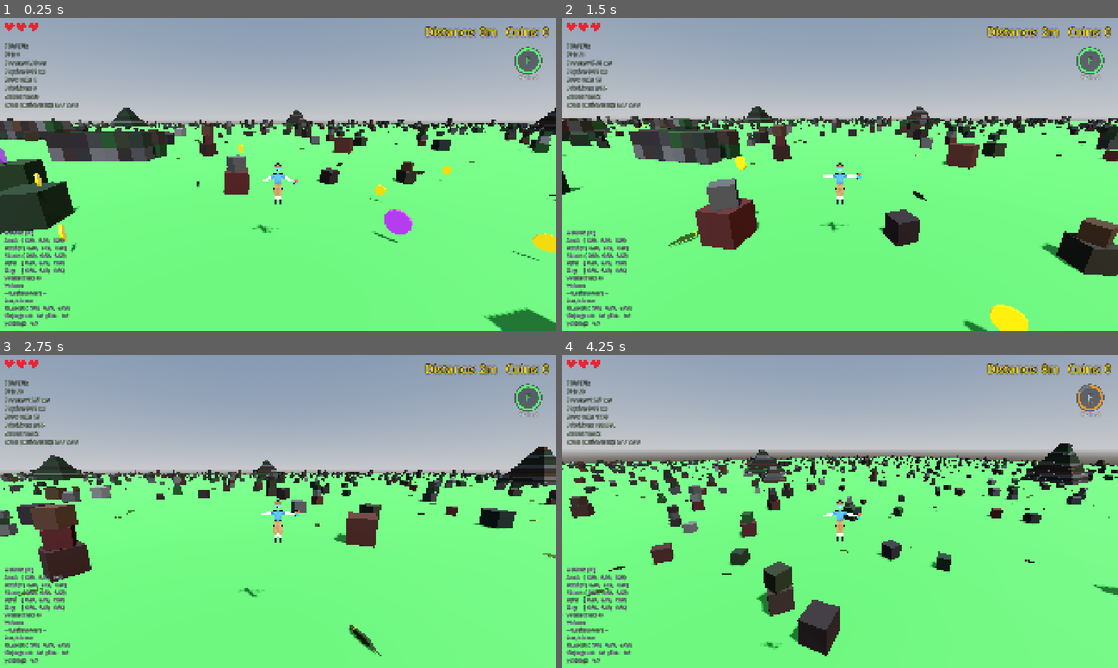
Above: before the commit, frames 1-4 (two rows, left to right).
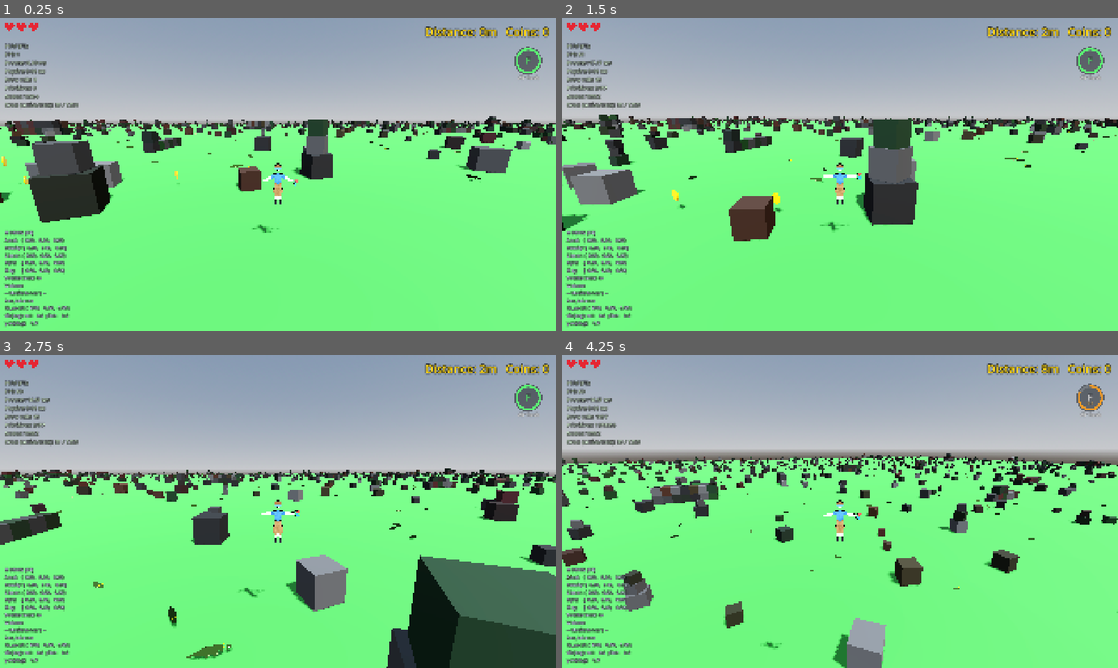
Above: after the commit, the same moments.

Repository: korjavin/godot-test1
Game: Godot game, scene res://scenes/main.tscn
Same seed, same stepped clock (60 frames per second), same inputs: the game is played once before the commit and once after it.
Inputs (mouse positions are in pixels of both pictures, inside the frame that each line leads up to):
- Up to frame 1 (0.25 s): no input
- Up to frame 2 (1.5 s): tap Enter (ui_accept) at 0.5 s; move the mouse to (867, 174) at 0.52 s; hold Shift (run) 0.53-1.28 s; hold W (move_forward) from 0.53 s (still down); tap Space (jump) at 0.77, 1.07 s; move the mouse to (812, 174) at 1.27 s; tap Ctrl (duck) at 1.35 s
- Up to frame 3 (2.75 s): keep holding W (move_forward); tap Space (jump) at 1.52, 1.82 s; tap Shift (run) at 1.55 s; move the mouse to (289, 505) at 2.02 s; hold Shift (run) from 2.03 s (still down)
- Up to frame 4 (4.25 s): keep holding W (move_forward); move the mouse to (834, 517) at 2.77 s; release Shift (run) at 2.78 s; tap F (special_ability) at 2.85 s; tap Space (jump) at 3.02, 3.32, 3.77, 4.07 s; tap Shift (run) at 3.05, 3.8 s; move the mouse to (878, 514) at 3.52 s; hold R (switch_character) from 3.53 s (still down)

The runs differ from the first frame. In frame 1, 14% of the frame differs, in the area x 0-100%, y 24-100%; in frame 2, 17%; in frame 3, 22%; in frame 4, 15%.

Commit message:
fix: address code review findings
- restart_game(): drop coin/distance/streak wipe duplicated in reset_position()
- endless_terrain: dedupe run-seed roll into _roll_run_seed() (was copy-pasted
  in _ready and new_run)
- game_over_ui: make show_game_over params required (single caller passes all),
  remove dead tween-kill in show_game_over and dead pivot_offset in _ready
- coin.gd: delete never-read is_gem flag
- coin_hud: drop redundant property/method existence guards on the one player class

Diff:
--- a/scripts/coin.gd
+++ b/scripts/coin.gd
@@ -41,9 +41,6 @@
 
 ## How many coins this pickup is worth (1 for a plain coin, GEM_VALUE for a gem).
 var value: int = 1
-
-## True once make_gem() has upgraded this coin to the rare purple gem variant.
-var is_gem: bool = false
 
 ## Bob animation phase and the rest height we bob around.
 var bob_phase: float = 0.0
@@ -94,7 +91,6 @@
 	pattern as _setup_web_fog in endless_terrain.gd).
 	"""
 	value = GEM_VALUE
-	is_gem = true
 
 	# Bigger all over — scaling the Area3D grows the visual AND the pickup
 	# sphere together, so the rarer, juicier pickup is also a little easier to grab.
--- a/scripts/coin_hud.gd
+++ b/scripts/coin_hud.gd
@@ -15,11 +15,9 @@
 		player = get_tree().get_first_node_in_group("player")
 
 	if player and "coins_collected" in player:
-		var distance: int = player.run_distance if "run_distance" in player else 0
-		text = "Distance: %dm   Coins: %d" % [distance, player.coins_collected]
+		text = "Distance: %dm   Coins: %d" % [player.run_distance, player.coins_collected]
 		# Show the coin-streak multiplier only while it's actually boosting (>1),
 		# e.g. "Distance: 240m   Coins: 87 (x3)" — see get_streak_multiplier().
-		if player.has_method("get_streak_multiplier"):
-			var mult: int = player.get_streak_multiplier()
-			if mult > 1:
-				text += " (x%d)" % mult
+		var mult: int = player.get_streak_multiplier()
+		if mult > 1:
+			text += " (x%d)" % mult
--- a/scripts/endless_terrain.gd
+++ b/scripts/endless_terrain.gd
@@ -385,16 +385,24 @@
 # INITIALIZATION
 # ============================================================================
 
-func _ready() -> void:
-	"""
-	Initialize the terrain system.
-	"""
-	# Roll this run's world seed FIRST, before any chunk can possibly generate — every
-	# seed site mixes it in, so it must exist before the first hash. A throwaway local
-	# RNG (randomize() seeds it from entropy) keeps the global RNG state untouched.
+func _roll_run_seed() -> void:
+	"""
+	Roll a fresh per-run world seed. A throwaway local RNG (randomize() seeds it
+	from entropy) keeps the global RNG state untouched. Shared by _ready() and
+	new_run() so the two sites can't drift apart.
+	"""
 	var seed_rng := RandomNumberGenerator.new()
 	seed_rng.randomize()
 	run_seed = seed_rng.randi()
+
+
+func _ready() -> void:
+	"""
+	Initialize the terrain system.
+	"""
+	# Roll this run's world seed FIRST, before any chunk can possibly generate — every
+	# seed site mixes it in, so it must exist before the first hash.
+	_roll_run_seed()
 
 	# Join the "terrain" group so other systems (player restart) can find us without
 	# hard references — the same group-based wiring used for "player"/"crocodile".
@@ -1916,10 +1924,8 @@
 	   on solid new-world ground instead of falling through a hole. Setting
 	   last_player_chunk to (0,0) keeps _process from redundantly rebuilding.
 	"""
-	# 1. New seed, same no-global-RNG-disturbance rule as _ready().
-	var seed_rng := RandomNumberGenerator.new()
-	seed_rng.randomize()
-	run_seed = seed_rng.randi()
+	# 1. New seed (same roll as _ready()).
+	_roll_run_seed()
 
 	# 2. Road cache back to its declared empty state.
 	road_stations = {}
--- a/scripts/game_over_ui.gd
+++ b/scripts/game_over_ui.gd
@@ -79,8 +79,6 @@
 	new_best_label.add_theme_color_override("font_color", Color(0.3, 1.0, 0.35))
 	new_best_label.add_theme_color_override("font_outline_color", Color(0, 0, 0))
 	new_best_label.add_theme_constant_override("outline_size", 8)
-	# Scale the pulse around the label's centre, not its top-left corner.
-	new_best_label.pivot_offset = new_best_label.get_minimum_size() * 0.5
 	new_best_label.visible = false
 	vbox.add_child(new_best_label)
 
@@ -137,8 +135,8 @@
 		_on_restart_pressed()
 
 
-func show_game_over(coins: int, distance: int = 0, best_distance: int = 0,
-		best_coins: int = 0, is_new_best: bool = false) -> void:
+func show_game_over(coins: int, distance: int, best_distance: int,
+		best_coins: int, is_new_best: bool) -> void:
 	"""
 	Reveal the screen: the run's distance (headline) and coin count, the all-time
 	records line, and — when this run set a new distance record — a pulsing
@@ -152,11 +150,8 @@
 		best_label.text = "Best: %dm / %d coins" % [best_distance, best_coins]
 	if new_best_label:
 		new_best_label.visible = is_new_best
-		# Kill any pulse left over from a previous game over before starting a
-		# fresh one, so tweens never stack across repeated screens.
-		if new_best_tween:
-			new_best_tween.kill()
-			new_best_tween = null
+		# Any previous pulse was already killed by _on_restart_pressed — the only
+		# route between two game overs — so we can start fresh here.
 		if is_new_best:
 			new_best_label.pivot_offset = new_best_label.get_minimum_size() * 0.5
 			new_best_tween = create_tween().set_loops()
--- a/scripts/player_controller.gd
+++ b/scripts/player_controller.gd
@@ -1281,11 +1281,8 @@
 	Everything resets: coins to 0, lives back to full, and the player is sent to
 	the origin spawn with the mouse recaptured.
 	"""
-	coins_collected = 0
-	run_distance = 0
-	coin_streak = 0
-	streak_timer = 0.0
-	next_extra_life_at = EXTRA_LIFE_COINS
+	# Coins/distance/streak are wiped by reset_position() below — the one owner of
+	# the "hard reset" wipe list, so the two can never drift out of sync.
 	lives = MAX_LIVES
 	is_game_over = false
 	is_caught = false
